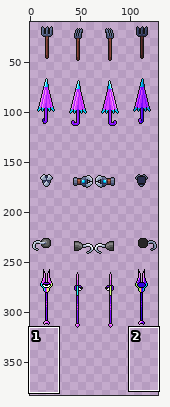
Sprite sheet: Assets/Art/Wearables/Weapons/pierce-spritesheet.png. Above: a wide view before the commit, with the close-up outlined.
Close-up. First the earlier version:
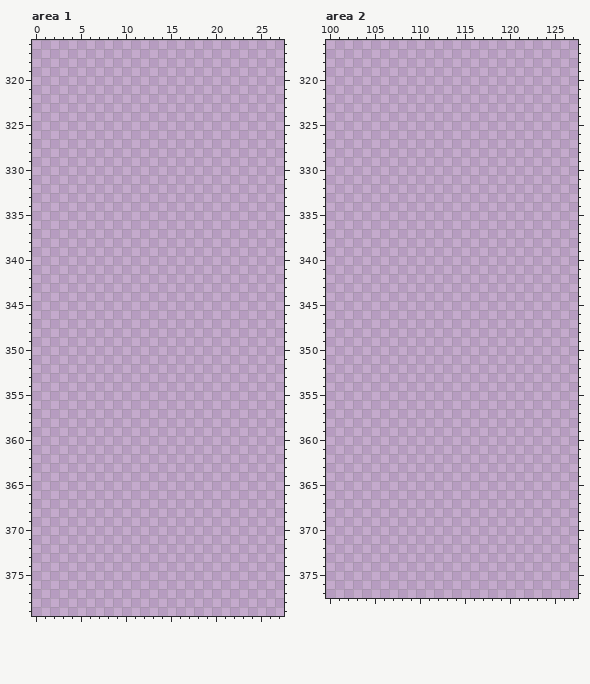
The file is 128x384 pixels. Shown: area 1: x 0..27, y 316..379; area 2: x 100..127, y 316..377. The wide view leaves out empty margins. The commit also changed other parts of the picture, which this record leaves out.
New version:
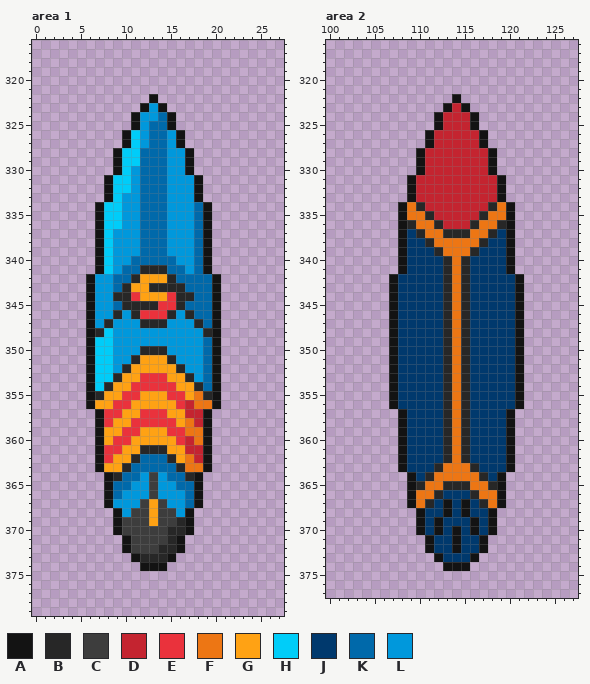
Palette (. is transparent): A #131313  B #272727  C #3d3d3d  D #c42430  E #ea323c  F #ed7614  G #ffa214  H #00cdf9  J #00396d  K #0069aa  L #0098dc
Changes in this commit:
--- area 1
@@ x 4..22 @@
 321 ...................
-322 ...................
-323 ...................
-324 ...................
-325 ...................
-326 ...................
-327 ...................
-328 ...................
-329 ...................
-330 ...................
-331 ...................
-332 ...................
-333 ...................
-334 ...................
-335 ...................
-336 ...................
-337 ...................
-338 ...................
-339 ...................
-340 ...................
-341 ...................
-342 ...................
-343 ...................
-344 ...................
-345 ...................
-346 ...................
-347 ...................
-348 ...................
-349 ...................
-350 ...................
-351 ...................
-352 ...................
-353 ...................
-354 ...................
-355 ...................
-356 ...................
-357 ...................
-358 ...................
-359 ...................
-360 ...................
-361 ...................
-362 ...................
-363 ...................
-364 ...................
-365 ...................
-366 ...................
-367 ...................
-368 ...................
-369 ...................
-370 ...................
-371 ...................
-372 ...................
-373 ...................
-374 ...................
+322 .........A.........
+323 ........ALA........
+324 .......ALLKA.......
+325 .......ALKKA.......
+326 ......AHLKKLA......
+327 ......AHLKKLA......
+328 .....AHHKKKLLA.....
+329 .....AHHKKKLLA.....
+330 .....AHLKKKLLA.....
+331 ....AHHLKKKLLLA....
+332 ....AHHLKKKLLLA....
+333 ....AHLLKKKLLLA....
+334 ...AHHLLKKKLLLKA...
+335 ...AHHLLKKKLLLKA...
+336 ...AHHLLKKKLLLKA...
+337 ...AHLLLKKKLLLKA...
+338 ...AHLLLKKKLLLKA...
+339 ...AHLLLKKKLLLKA...
+340 ...AHLLKKKKKLLKA...
+341 ...AHLKKBBBKKLKA...
+342 ..ALLKKBGGGBKKKKA..
+343 ..ALLKBGGBBBBKKKA..
+344 ..ALLBBEGGGEBBKKA..
+345 ..ALLKBBBBEEBKKKA..
+346 ..ALLBLBEEEBLBKKA..
+347 ..ALBLLLBBBLLLBKA..
+348 ..ABHLLLLLLLLLLBA..
+349 ..AHHLLLLLLLLLLKA..
+350 ..AHHLLLBBBLLLLKA..
+351 ..AHHLLBGGGBLLLKA..
+352 ..AHHLBGGGGGBLLKA..
+353 ..AHHBGGEEEGGBLKA..
+354 ..AHBGGEEEEEGGBKA..
+355 ..ABGGEEGGGEEGFBA..
+356 ..AGGEEGGGGGEDFFA..
+357 ...AEEGGEEEGGDDA...
+358 ...AEGGEEEEEGFDA...
+359 ...AGGEEGGGEEFFA...
+360 ...AGEEGGGGGEDFA...
+361 ...AEEGGBBBGGDDA...
+362 ...AEGGBKKKBGFDA...
+363 ...AGGBKKKKKBFFA...
+364 ....ABKKLCLKKBA....
+365 ....AKKLLCLLKKA....
+366 ....AKLLLCLLLKA....
+367 ....ALLLCGCLLKA....
+368 .....ALCCGCCLA.....
+369 .....ACCCGCCBA.....
+370 .....ACCCCCBBA.....
+371 ......ACCCCBA......
+372 ......ACCCBBA......
+373 .......ABBBA.......
+374 ........AAA........
 375 ...................
--- area 2
@@ x 105..123 @@
 321 ...................
-322 ...................
-323 ...................
-324 ...................
-325 ...................
-326 ...................
-327 ...................
-328 ...................
-329 ...................
-330 ...................
-331 ...................
-332 ...................
-333 ...................
-334 ...................
-335 ...................
-336 ...................
-337 ...................
-338 ...................
-339 ...................
-340 ...................
-341 ...................
-342 ...................
-343 ...................
-344 ...................
-345 ...................
-346 ...................
-347 ...................
-348 ...................
-349 ...................
-350 ...................
-351 ...................
-352 ...................
-353 ...................
-354 ...................
-355 ...................
-356 ...................
-357 ...................
-358 ...................
-359 ...................
-360 ...................
-361 ...................
-362 ...................
-363 ...................
-364 ...................
-365 ...................
-366 ...................
-367 ...................
-368 ...................
-369 ...................
-370 ...................
-371 ...................
-372 ...................
-373 ...................
-374 ...................
+322 .........A.........
+323 ........ADA........
+324 .......ADDDA.......
+325 .......ADDDA.......
+326 ......ADDDDDA......
+327 ......ADDDDDA......
+328 .....ADDDDDDDA.....
+329 .....ADDDDDDDA.....
+330 .....ADDDDDDDA.....
+331 ....ADDDDDDDDDA....
+332 ....ADDDDDDDDDA....
+333 ....ADDDDDDDDDA....
+334 ...AFBDDDDDDDBFA...
+335 ...AFFBDDDDDBFFA...
+336 ...ABFFBDDDBFFBA...
+337 ...AJBFFBBBFFBJA...
+338 ...AJJBFFFFFBJJA...
+339 ...AJJJBFFFBJJJA...
+340 ...AJJJJBFBJJJJA...
+341 ...AJJJJBFBJJJJA...
+342 ..AJJJJJBFBJJJJJA..
+343 ..AJJJJJBFBJJJJJA..
+344 ..AJJJJJBFBJJJJJA..
+345 ..AJJJJJBFBJJJJJA..
+346 ..AJJJJJBFBJJJJJA..
+347 ..AJJJJJBFBJJJJJA..
+348 ..AJJJJJBFBJJJJJA..
+349 ..AJJJJJBFBJJJJJA..
+350 ..AJJJJJBFBJJJJJA..
+351 ..AJJJJJBFBJJJJJA..
+352 ..AJJJJJBFBJJJJJA..
+353 ..AJJJJJBFBJJJJJA..
+354 ..AJJJJJBFBJJJJJA..
+355 ..AJJJJJBFBJJJJJA..
+356 ..AJJJJJBFBJJJJJA..
+357 ...AJJJJBFBJJJJA...
+358 ...AJJJJBFBJJJJA...
+359 ...AJJJJBFBJJJJA...
+360 ...AJJJJBFBJJJJA...
+361 ...AJJJJBFBJJJJA...
+362 ...AJJJJBFBJJJJA...
+363 ...AJJJBFFFBJJJA...
+364 ....AJBFFFFFBJA....
+365 ....ABFFBBBFFBA....
+366 ....AFFBJJJBFFA....
+367 ....AFBJAJAJBFA....
+368 .....AJJAJAJJA.....
+369 .....AJAJJJAJA.....
+370 .....AJAJAJAJA.....
+371 ......AJJAJJA......
+372 ......AJJAJJA......
+373 .......AJJJA.......
+374 ........AAA........
 375 ...................
